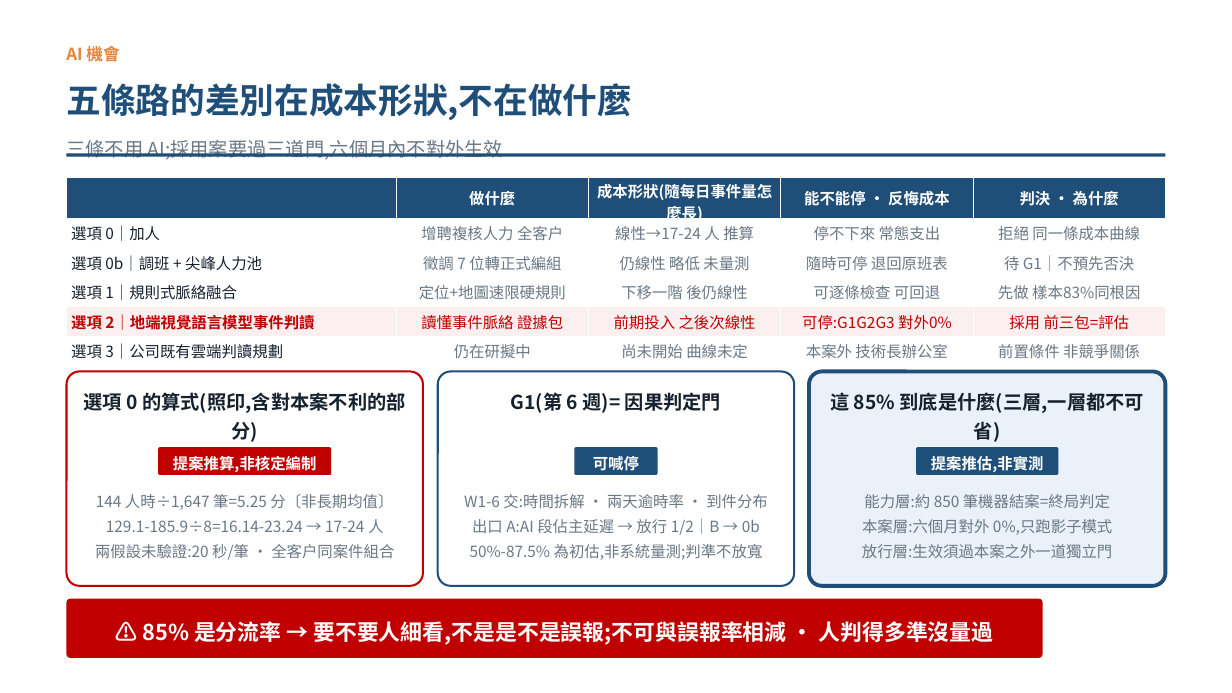
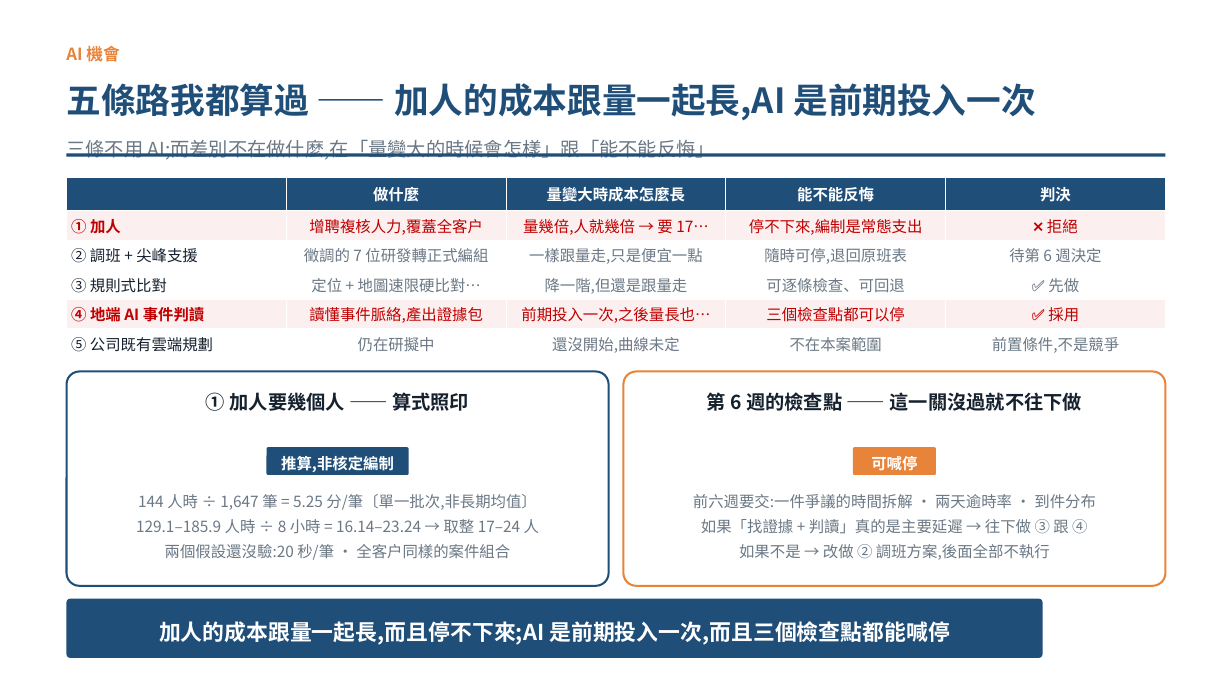
Before and after one commit to pokai-huang0828/UTS_workspace, a slide deck: slide 6 of Artificial Intelligence for Enterprises/Assessment3/Huang_26254793_421104_Assessment 3.pptx. Drawn at 1232x693 pixels with LibreOffice and Linux fonts; fonts in the diff are those of the drawing. Boxes give left, top, right and bottom in pixels: in the first picture for what was removed or moved away, otherwise in the second. Text is boxed around its words. In the diff, an @@ line names an element or a change of style, - is before the commit and + after.

```diff
--- a/Artificial Intelligence for Enterprises/Assessment3/Huang_26254793_421104_Assessment 3.pptx
+++ b/Artificial Intelligence for Enterprises/Assessment3/Huang_26254793_421104_Assessment 3.pptx
@@ text at box(66, 83, 1036, 120): text changed @@
-五條路的差別在成本形狀,不在做什麼
+五條路我都算過 —— 加人的成本跟量一起長,AI 是前期投入一次
@@ text at box(66, 139, 715, 160): text changed @@
-三條不用 AI;採用案要過三道門,六個月內不對外生效
+三條不用 AI;而差別不在做什麼,在「量變大的時候會怎樣」跟「能不能反悔」
@@ table at box(67, 177, 1166, 359) @@
-row 1:  | 做什麼 | 成本形狀(隨每日事件量怎麼長) | 能不能停 · 反悔成本 | 判決 · 為什麼
+row 1:  | 做什麼 | 量變大時成本怎麼長 | 能不能反悔 | 判決
-row 2: 選項 0｜加人 | 增聘複核人力 全客戶 | 線性→17-24 人 推算 | 停不下來 常態支出 | 拒絕 同一條成本曲線
+row 2: ① 加人 | 增聘複核人力,覆蓋全客戶 | 量幾倍,人就幾倍 → 要 17… | 停不下來,編制是常態支出 | ❌ 拒絕
-row 3: 選項 0b｜調班 + 尖峰人力池 | 徵調 7 位轉正式編組 | 仍線性 略低 未量測 | 隨時可停 退回原班表 | 待 G1｜不預先否決
+row 3: ② 調班 + 尖峰支援 | 徵調的 7 位研發轉正式編組 | 一樣跟量走,只是便宜一點 | 隨時可停,退回原班表 | 待第 6 週決定
-row 4: 選項 1｜規則式脈絡融合 | 定位+地圖速限硬規則 | 下移一階 後仍線性 | 可逐條檢查 可回退 | 先做 樣本83%同根因
+row 4: ③ 規則式比對 | 定位 + 地圖速限硬比對… | 降一階,但還是跟量走 | 可逐條檢查、可回退 | ✅ 先做
-row 5: 選項 2｜地端視覺語言模型事件判讀 | 讀懂事件脈絡 證據包 | 前期投入 之後次線性 | 可停:G1G2G3 對外0% | 採用 前三包=評估
+row 5: ④ 地端 AI 事件判讀 | 讀懂事件脈絡,產出證據包 | 前期投入一次,之後量長也… | 三個檢查點都可以停 | ✅ 採用
-row 6: 選項 3｜公司既有雲端判讀規劃 | 仍在研擬中 | 尚未開始 曲線未定 | 本案外 技術長辦公室 | 前置條件 非競爭關係
+row 6: ⑤ 公司既有雲端規劃 | 仍在研擬中 | 還沒開始,曲線未定 | 不在本案範圍 | 前置條件,不是競爭
@@ fill #FFFFFF to #FBEFEF in row 2 @@
@@ rounded rectangle: place and size @@
-rounded rectangle at box(67, 372, 423, 586)
+rounded rectangle at box(67, 372, 609, 586)
@@ rounded rectangle at box(67, 372, 609, 586): outline #C00000 1.6 pt to #1F4E79 1.6 pt @@
@@ rounded rectangle: place and size @@
-rounded rectangle at box(438, 372, 795, 586)
+rounded rectangle at box(624, 372, 1166, 586)
@@ rounded rectangle at box(624, 372, 1166, 586): outline #1F4E79 1.6 pt to #E8833A 1.6 pt @@
@@ rounded rectangle removed at box(810, 372, 1166, 586) @@
@@ text at box(206, 392, 469, 411): text changed @@
-選項 0 的算式(照印,含對本案不利的部分)
+① 加人要幾個人 —— 算式照印
@@ text at box(707, 392, 1082, 411): text changed @@
-G1(第 6 週)= 因果判定門
+第 6 週的檢查點 —— 這一關沒過就不往下做
@@ text removed at box(830, 392, 1144, 442) @@
-這 85% 到底是什麼(三層,一層都不可省)
@@ rounded rectangle: place and size @@
-rounded rectangle at box(158, 447, 331, 475)
+rounded rectangle at box(266, 447, 409, 475)
@@ rounded rectangle at box(266, 447, 409, 475): fill #C00000 to #1F4E79 @@
@@ text "可喊停": place and size @@
-text "可喊停" at box(593, 456, 639, 471)
+text "可喊停" at box(871, 456, 917, 471)
@@ rounded rectangle: place and size @@
-rounded rectangle at box(575, 447, 658, 475)
+rounded rectangle at box(853, 447, 936, 475)
@@ rounded rectangle at box(853, 447, 936, 475): fill #1F4E79 to #E8833A @@
@@ rounded rectangle removed at box(916, 447, 1058, 475) @@
@@ text at box(281, 456, 394, 472): text changed @@
-提案推算,非核定編制
+推算,非核定編制
@@ text removed at box(931, 456, 1044, 472) @@
-提案推估,非實測
@@ text at box(136, 494, 539, 560): text changed @@
-144 人時÷1,647 筆=5.25 分〔非長期均值〕
-129.1-185.9÷8=16.14-23.24 → 17-24 人
-兩假設未驗證:20 秒/筆 · 全客戶同案件組合
+144 人時 ÷ 1,647 筆 = 5.25 分/筆〔單一批次,非長期均值〕
+129.1–185.9 人時 ÷ 8 小時 = 16.14–23.24 → 取整 17–24 人
+兩個假設還沒驗:20 秒/筆 · 全客戶同樣的案件組合
@@ text at box(693, 494, 1096, 560): text changed @@
-W1-6 交:時間拆解 · 兩天逾時率 · 到件分布
-出口 A:AI 段佔主延遲 → 放行 1/2｜B → 0b
-50%-87.5% 為初估,非系統量測;判準不放寬
+前六週要交:一件爭議的時間拆解 · 兩天逾時率 · 到件分布
+如果「找證據 + 判讀」真的是主要延遲 → 往下做 ③ 跟 ④
+如果不是 → 改做 ② 調班方案,後面全部不執行
@@ text removed at box(862, 494, 1112, 558) @@
-能力層:約 850 筆機器結案=終局判定
-本案層:六個月對外 0%,只跑影子模式
-放行層:生效須過本案之外一道獨立門
@@ rounded rectangle at box(67, 599, 1043, 658): fill #C00000 to #1F4E79 @@
@@ text at box(159, 621, 950, 645): text changed @@
-⚠️ 85% 是分流率 → 要不要人細看,不是是不是誤報;不可與誤報率相減 · 人判得多準沒量過
+加人的成本跟量一起長,而且停不下來;AI 是前期投入一次,而且三個檢查點都能喊停
```
Also in this commit, not shown: 2 other slides changed, 3 other files.
